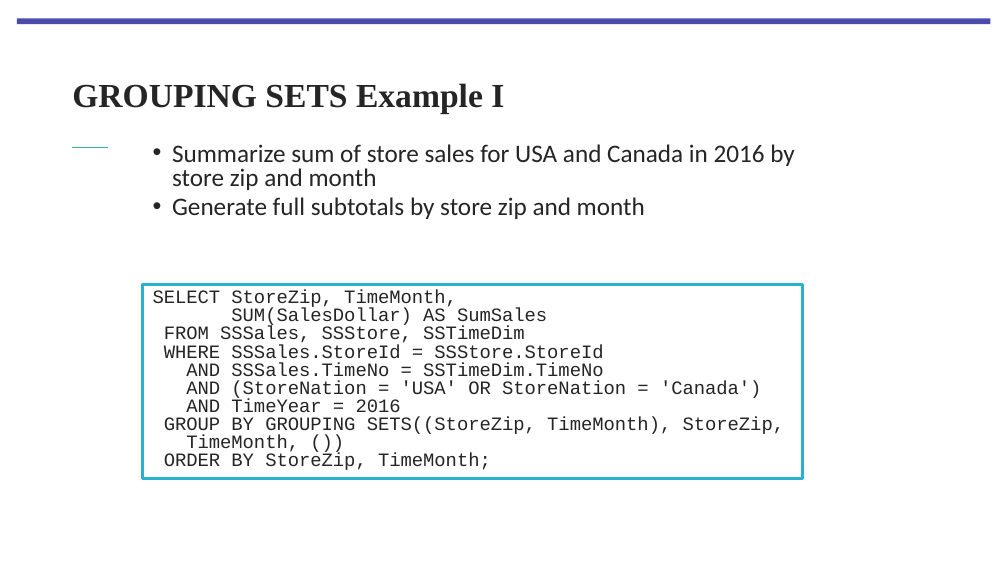
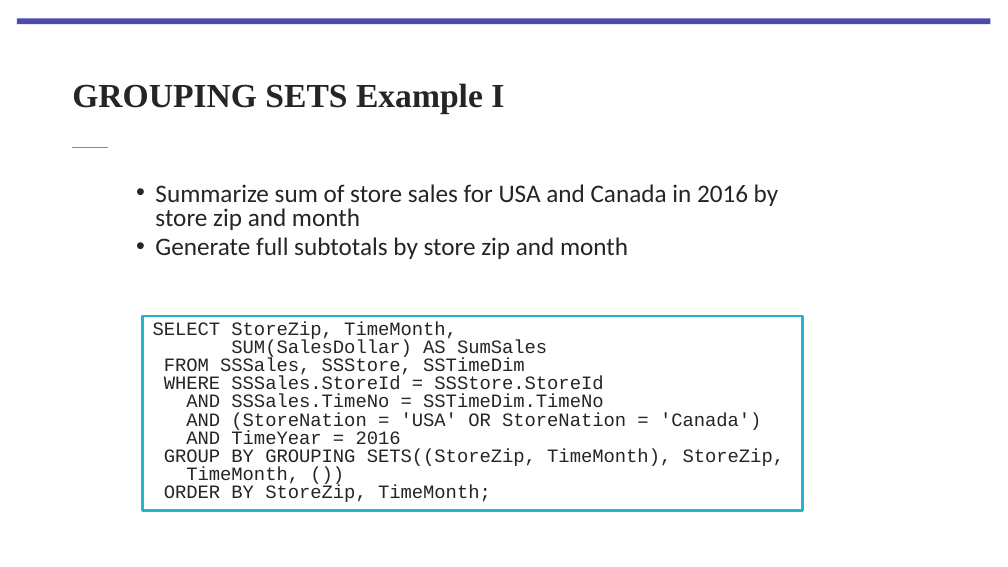
Before and after one commit to Monosakkarider/USN, a slide deck: slide 57 of BID3000/5Forelesning180923/Lecture 5 Query Formulation for Data Warehouses Part 1 V2.pptx. Drawn at 1008x567 pixels with LibreOffice and Linux fonts; fonts in the diff are those of the drawing; background and template pictures are left out. Boxes give left, top, right and bottom in pixels: in the first picture for what was removed or moved away, otherwise in the second. Text is boxed around its words. In the diff, an @@ line names an element or a change of style, - is before the commit and + after.

```diff
--- a/BID3000/5Forelesning180923/Lecture 5 Query Formulation for Data Warehouses Part 1 V2.pptx
+++ b/BID3000/5Forelesning180923/Lecture 5 Query Formulation for Data Warehouses Part 1 V2.pptx
@@ text "Summarize sum of store sales ...": place and size @@
-text "Summarize sum of store sales ..." at (172, 144, 795, 219)
+text "Summarize sum of store sales ..." at (155, 184, 779, 259)
@@ rectangle "SELECT StoreZip, TimeMonth,": place and size @@
-rectangle "SELECT StoreZip, TimeMonth," at (143, 284, 802, 479)
+rectangle "SELECT StoreZip, TimeMonth," at (143, 316, 802, 510)
```
Also in this commit, not shown: 19 other slides changed, 9 slides added, 1 slide removed, 46 other files.
